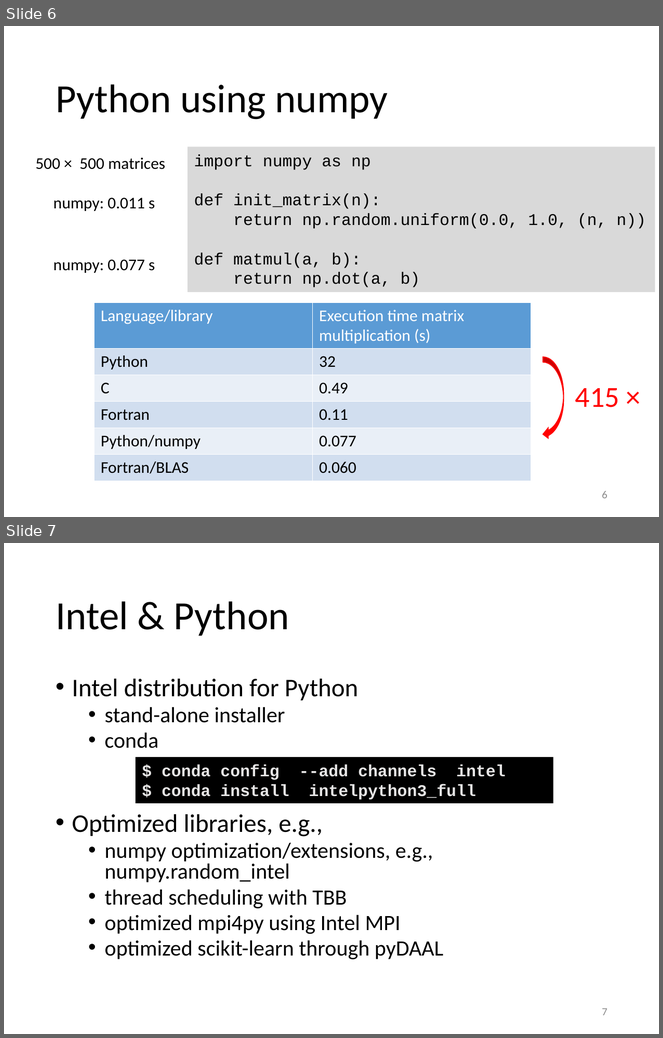
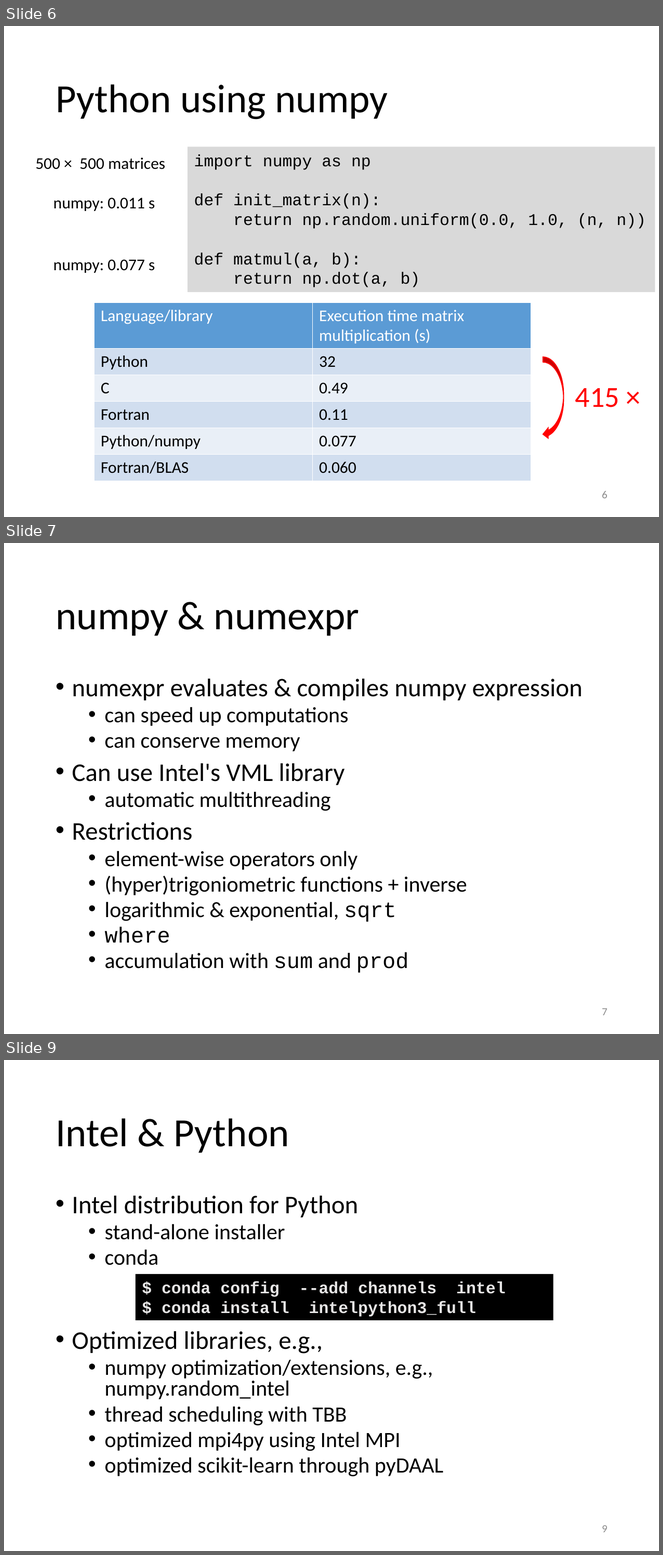
Before and after one commit to gjbex/training-material, a slide deck: Python/python_hpc.pptx. Shown one above the other, each under a label of ours: slides 6 and 7 before the commit, slides 6, 7 and 9 after it; the slides between them are not shown. The pictures are 663x1038 and 663x1555 pixels, drawn with LibreOffice and Linux fonts; fonts in the diff are those of the drawing. Boxes give left, top, right and bottom in pixels: in the first picture for what was removed or moved away, otherwise in the second. Text is boxed around its words. In the diff, an @@ line names an element or a change of style, - is before the commit and + after.

Commit message:
Add slides on numexpr

```diff
--- a/Python/python_hpc.pptx
+++ b/Python/python_hpc.pptx
@@ slide 7 added at (x1=4, y1=543, x2=659, y2=1034), background #FFFFFF @@
@@ title added at (x1=55, y1=610, x2=360, y2=636), 44 pt, text #000000 @@
+numpy & numexpr
@@ text added at (x1=72, y1=679, x2=583, y2=973), 24 pt, text #000000 @@
+• numexpr evaluates & compiles numpy expression
+  • can speed up computations
+  • can conserve memory
+• Can use Intel's VML library
+  • automatic multithreading
+• Restrictions
+  • element-wise operators only
+  • (hyper)trigoniometric functions + inverse
+  • logarithmic & exponential, sqrt
+  • where
+  • accumulation with sum and prod
@@ page number added at (x1=602, y1=1008, x2=608, y2=1016), 12 pt, text #8C8C8C @@
+7
@@ what was slide 7 is now slide 9 @@
@@ page number at (x1=602, y1=1525, x2=608, y2=1533): text changed @@
-7
+9
```
Also in this commit, not shown: 1 slide changed, 1 other slide added.
